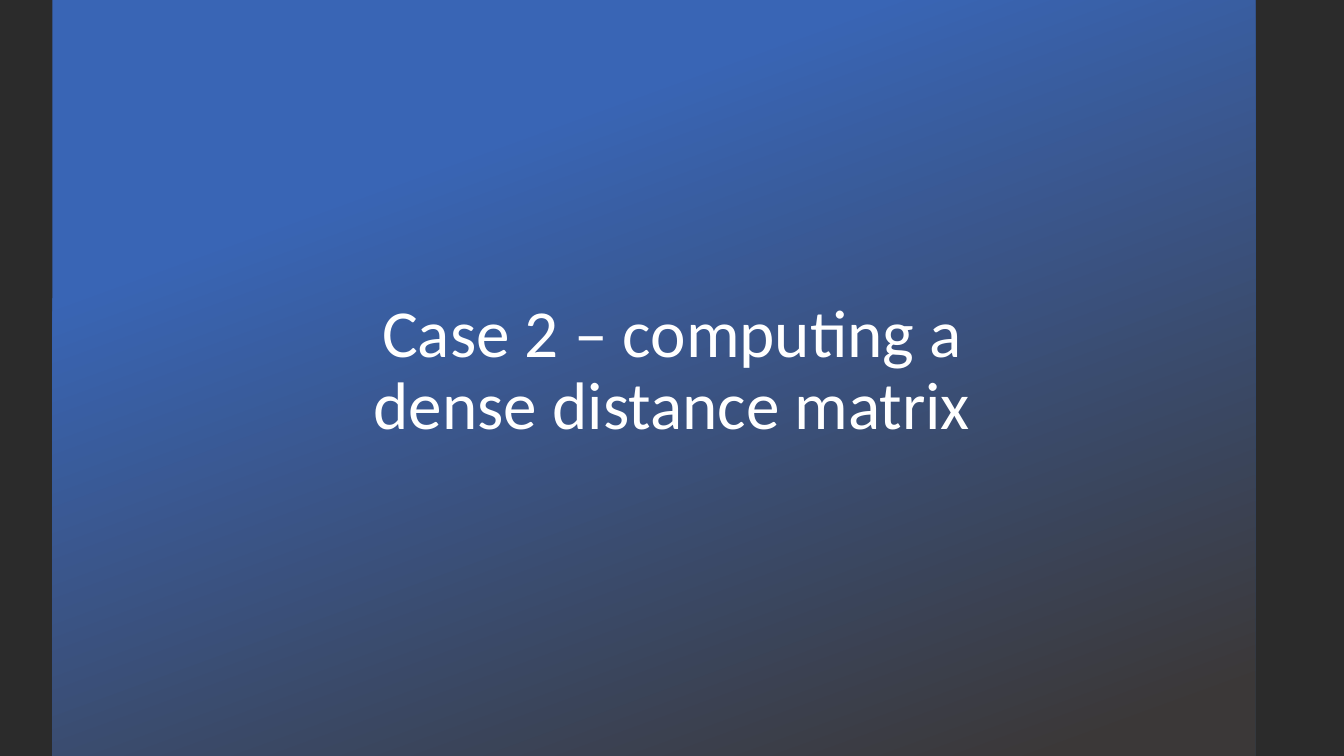
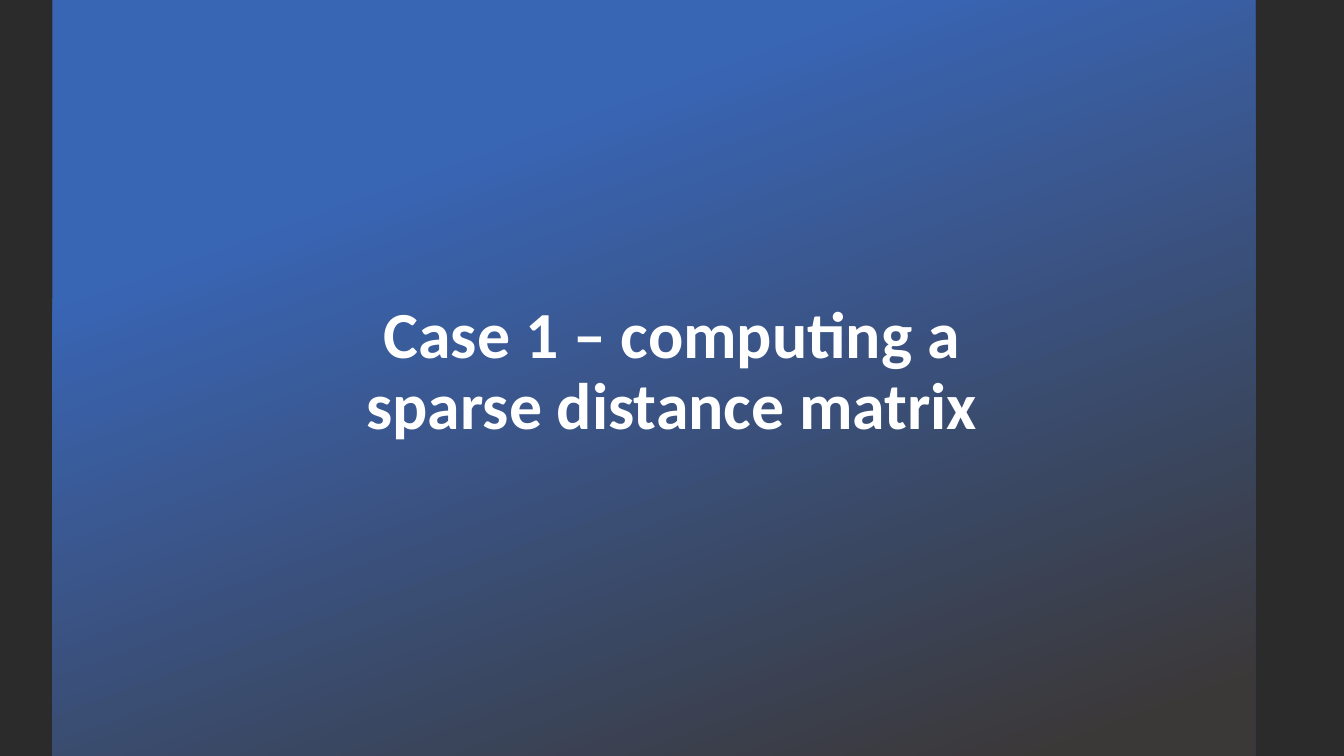
Before and after one commit to andreplima/BoT-in-Python, a slide deck: slide 3 of BoT in Python.pptx (slide 6 before the commit). Drawn at 1344x756 pixels with LibreOffice and Linux fonts; fonts in the diff are those of the drawing; background and template pictures are left out; a plain dark background stands for a picture behind light text. Boxes give left, top, right and bottom in pixels: in the first picture for what was removed or moved away, otherwise in the second. Text is boxed around its words. In the diff, an @@ line names an element or a change of style, - is before the commit and + after.

Commit message:
added case2 under python 3.6

```diff
--- a/BoT in Python.pptx
+++ b/BoT in Python.pptx
@@ text at (366, 311, 977, 440): text changed; size 48 to 47 pt; bold on @@
-Case 2 – computing a dense distance matrix
+Case 1 – computing a sparse distance matrix
```
Also in this commit, not shown: 4 other slides changed, 2 slides added, 1 slide removed, 6 other files.
